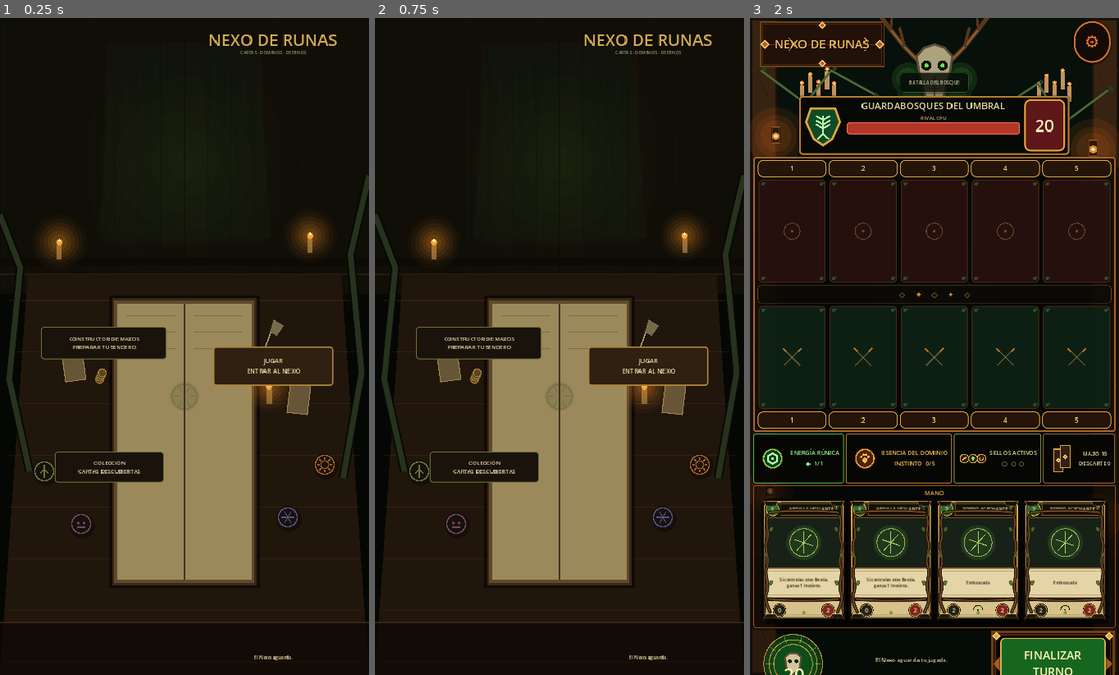
Above: before the commit, frames 1-3 (left to right).
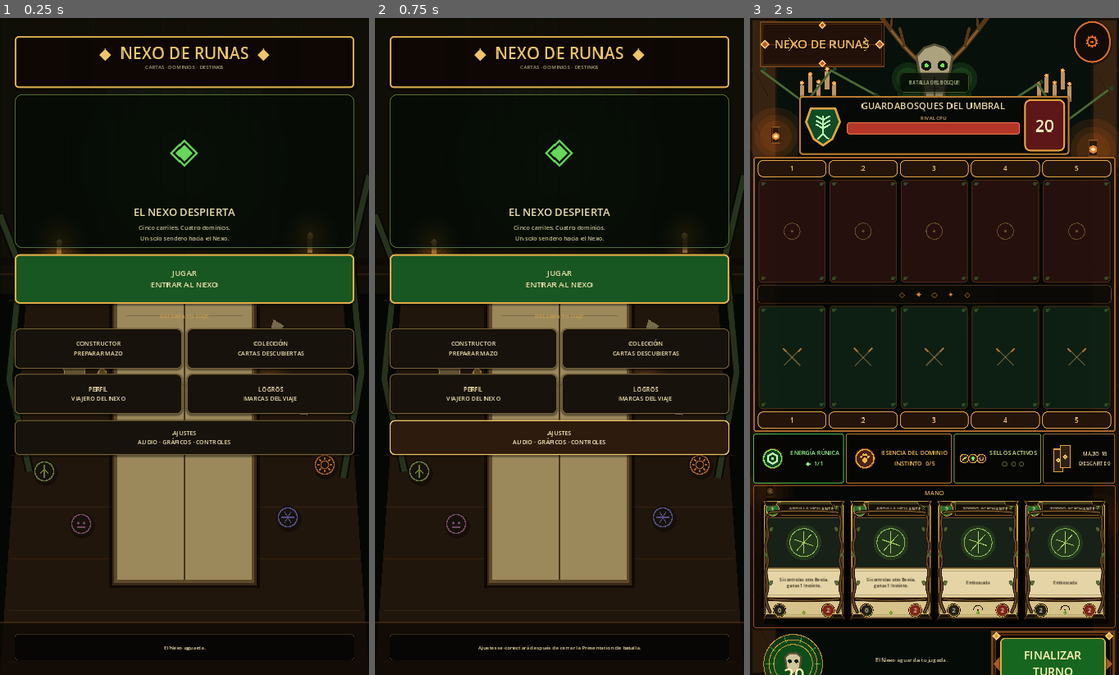
Above: after the commit, the same moments.

Repository: LoloscarPrr/Nexo-de-runas-v2
Game: Godot game, scene res://scenes/main.tscn
Same seed, same stepped clock (60 frames per second), same inputs: the game is played once before the commit and once after it.
Inputs (mouse positions are in pixels of both pictures, inside the frame that each line leads up to):
- Up to frame 1 (0.25 s): no input
- Up to frame 2 (0.75 s): click (559, 438) at 0.5 s, where only the run after the commit has a clickable "AJUSTES AUDIO · GRÁFICOS · CO…"
- Up to frame 3 (2 s): click "JUGAR ENTRAR AL NEXO" at 1.25 s

The runs differ from the first frame. In frame 1, 20% of the frame differs, in the area x 4-96%, y 2-98%; in frame 2, 20%; in frame 3, nothing differs.

Commit message:
Presentation: rehacer menú principal en vertical

Diff:
--- a/scripts/main.gd
+++ b/scripts/main.gd
@@ -1,19 +1,22 @@
 extends Control
 
-## Entrada principal durante la migración al Nexo de Runas canónico.
-## La campaña legado sigue cargada para conservar saves, pero deja de dominar la UI.
+## Entrada principal canónica de Nexo de Runas.
+## El menú y la batalla usan una composición móvil vertical; la Presentation no
+## decide reglas de juego y sólo conecta navegación con las pantallas existentes.
 
 const CampaignViewScript = preload("res://scripts/ui/mockup_campaign_view.gd")
 const CanonicalBattleViewScript = preload("res://scripts/presentation/battle/vertical_battle_view_faithful.gd")
 const MenuBackdropScript = preload("res://scripts/ui/canonical_main_menu_backdrop.gd")
 
 const INK := Color("eadca8")
-const MUTED := Color("9b986c")
-const GOLD := Color("d2aa54")
-const MOSS := Color("6b7b3a")
-const WOOD := Color("1b130b")
-const WOOD_LIGHT := Color("2b1d0f")
-const BLOOD := Color("78362c")
+const MUTED := Color("a9a17b")
+const GOLD := Color("d8a84c")
+const GOLD_BRIGHT := Color("f0c56a")
+const WOOD := Color("17100a")
+const WOOD_LIGHT := Color("2d1c0e")
+const BLOOD := Color("743126")
+const FOREST := Color("183a20")
+const FOREST_GLOW := Color("66d85b")
 
 var menu_screen: Control
 var campaign_screen
@@ -21,7 +24,7 @@
 var menu_status: Label
 
 func _ready() -> void:
-	DisplayServer.screen_set_orientation(DisplayServer.SCREEN_LANDSCAPE)
+	DisplayServer.screen_set_orientation(DisplayServer.SCREEN_PORTRAIT)
 	_build_background()
 	_build_menu()
 	_build_campaign()
@@ -49,6 +52,7 @@
 
 func _build_menu() -> void:
 	menu_screen = Control.new()
+	menu_screen.name = "MainMenuPortrait"
 	menu_screen.set_anchors_and_offsets_preset(Control.PRESET_FULL_RECT)
 	add_child(menu_screen)
 
@@ -56,42 +60,109 @@
 	backdrop.set_anchors_and_offsets_preset(Control.PRESET_FULL_RECT)
 	menu_screen.add_child(backdrop)
 
-	var viewport_size := get_viewport_rect().size
-	var vw := maxf(viewport_size.x, 1280.0)
-	var vh := maxf(viewport_size.y, 720.0)
-
-	var title := _label("NEXO DE RUNAS", 38, GOLD, HORIZONTAL_ALIGNMENT_CENTER)
-	_place_in(menu_screen, title, Rect2(vw * 0.33, 24, vw * 0.34, 54))
-	var subtitle := _label("CARTAS · DOMINIOS · DESTINOS", 10, MUTED, HORIZONTAL_ALIGNMENT_CENTER)
-	_place_in(menu_screen, subtitle, Rect2(vw * 0.36, 70, vw * 0.28, 22))
+	var outer := MarginContainer.new()
+	outer.set_anchors_and_offsets_preset(Control.PRESET_FULL_RECT)
+	outer.add_theme_constant_override("margin_left", 34)
+	outer.add_theme_constant_override("margin_right", 34)
+	outer.add_theme_constant_override("margin_top", 42)
+	outer.add_theme_constant_override("margin_bottom", 34)
+	menu_screen.add_child(outer)
+
+	var root := VBoxContainer.new()
+	root.name = "MainMenuContent"
+	root.add_theme_constant_override("separation", 14)
+	outer.add_child(root)
+
+	var logo := PanelContainer.new()
+	logo.name = "MainMenuLogo"
+	logo.custom_minimum_size = Vector2(0, 122)
+	logo.add_theme_stylebox_override("panel", _panel_style(Color(0.055, 0.028, 0.014, 0.94), GOLD, 4, 10))
+	root.add_child(logo)
+
+	var logo_stack := VBoxContainer.new()
+	logo_stack.add_theme_constant_override("separation", -2)
+	logo.add_child(logo_stack)
+	var title := _label("◆  NEXO DE RUNAS  ◆", 38, GOLD_BRIGHT, HORIZONTAL_ALIGNMENT_CENTER)
+	title.add_theme_color_override("font_shadow_color", Color(0, 0, 0, 0.92))
+	title.add_theme_constant_override("shadow_offset_x", 2)
+	title.add_theme_constant_override("shadow_offset_y", 2)
+	logo_stack.add_child(title)
+	var subtitle := _label("CARTAS · DOMINIOS · DESTINOS", 12, MUTED, HORIZONTAL_ALIGNMENT_CENTER)
+	logo_stack.add_child(subtitle)
+
+	var hero := PanelContainer.new()
+	hero.name = "MainMenuHero"
+	hero.custom_minimum_size = Vector2(0, 360)
+	hero.add_theme_stylebox_override("panel", _panel_style(Color(0.02, 0.055, 0.025, 0.66), Color(0.38, 0.50, 0.25, 0.82), 2, 18))
+	root.add_child(hero)
+
+	var hero_stack := VBoxContainer.new()
+	hero_stack.add_theme_constant_override("separation", 8)
+	hero.add_child(hero_stack)
+	var sigil := _label("◈", 86, FOREST_GLOW, HORIZONTAL_ALIGNMENT_CENTER)
+	sigil.size_flags_vertical = Control.SIZE_EXPAND_FILL
+	hero_stack.add_child(sigil)
+	var hero_title := _label("EL NEXO DESPIERTA", 25, INK, HORIZONTAL_ALIGNMENT_CENTER)
+	hero_stack.add_child(hero_title)
+	var hero_copy := _label("Cinco carriles. Cuatro dominios.\nUn solo sendero hacia el Nexo.", 14, Color("c4bd91"), HORIZONTAL_ALIGNMENT_CENTER)
+	hero_copy.autowrap_mode = TextServer.AUTOWRAP_WORD_SMART
+	hero_stack.add_child(hero_copy)
 
 	var play := _menu_button("JUGAR", "ENTRAR AL NEXO", true)
+	play.name = "MainPlayButton"
+	play.custom_minimum_size = Vector2(0, 116)
 	play.pressed.connect(_start_canonical_battle)
-	_place_in(menu_screen, play, Rect2(vw * 0.39, vh * 0.50, vw * 0.22, 92))
-
-	var deckbuilder := _menu_button("CONSTRUCTOR DE MAZOS", "PREPARAR TU SENDERO")
+	root.add_child(play)
+
+	var section := _label("PREPARA TU VIAJE", 13, Color("c79a4b"), HORIZONTAL_ALIGNMENT_CENTER)
+	section.custom_minimum_size = Vector2(0, 30)
+	root.add_child(section)
+
+	var grid := GridContainer.new()
+	grid.name = "MainMenuGrid"
+	grid.columns = 2
+	grid.add_theme_constant_override("h_separation", 12)
+	grid.add_theme_constant_override("v_separation", 12)
+	root.add_child(grid)
+
+	var deckbuilder := _menu_button("CONSTRUCTOR", "PREPARAR MAZO")
+	deckbuilder.custom_minimum_size = Vector2(0, 94)
 	deckbuilder.pressed.connect(func(): _notice("El Constructor de Mazos será la siguiente sala en conectarse al nuevo core."))
-	_place_in(menu_screen, deckbuilder, Rect2(vw * 0.075, vh * 0.47, vw * 0.23, 76))
+	grid.add_child(deckbuilder)
 
 	var collection := _menu_button("COLECCIÓN", "CARTAS DESCUBIERTAS")
-	collection.pressed.connect(func(): _notice("La Colección conservará este mismo lenguaje físico de cartas."))
-	_place_in(menu_screen, collection, Rect2(vw * 0.10, vh * 0.66, vw * 0.20, 72))
+	collection.custom_minimum_size = Vector2(0, 94)
+	collection.pressed.connect(func(): _notice("La Colección conservará el mismo lenguaje físico de cartas."))
+	grid.add_child(collection)
 
 	var profile := _menu_button("PERFIL", "VIAJERO DEL NEXO")
-	profile.pressed.connect(func(): _notice("Perfil está reservado en el canon y se conectará después del core de batalla."))
-	_place_in(menu_screen, profile, Rect2(vw * 0.72, vh * 0.43, vw * 0.20, 70))
+	profile.custom_minimum_size = Vector2(0, 94)
+	profile.pressed.connect(func(): _notice("Perfil está reservado para el progreso del viajero."))
+	grid.add_child(profile)
 
 	var achievements := _menu_button("LOGROS", "MARCAS DEL VIAJE")
+	achievements.custom_minimum_size = Vector2(0, 94)
 	achievements.pressed.connect(func(): _notice("Logros está reservado; todavía no modifica tu progreso."))
-	_place_in(menu_screen, achievements, Rect2(vw * 0.73, vh * 0.60, vw * 0.19, 70))
+	grid.add_child(achievements)
 
 	var settings := _menu_button("AJUSTES", "AUDIO · GRÁFICOS · CONTROLES")
-	settings.pressed.connect(func(): _notice("Ajustes se conectará cuando terminemos la plantilla visual de batalla."))
-	_place_in(menu_screen, settings, Rect2(vw * 0.70, vh * 0.77, vw * 0.22, 68))
-
-	menu_status = _label("El Nexo aguarda.", 11, INK, HORIZONTAL_ALIGNMENT_CENTER)
+	settings.name = "MainSettingsButton"
+	settings.custom_minimum_size = Vector2(0, 82)
+	settings.pressed.connect(func(): _notice("Ajustes se conectará después de cerrar la Presentation de batalla."))
+	root.add_child(settings)
+
+	var spacer := Control.new()
+	spacer.size_flags_vertical = Control.SIZE_EXPAND_FILL
+	root.add_child(spacer)
+
+	var status_frame := PanelContainer.new()
+	status_frame.custom_minimum_size = Vector2(0, 62)
+	status_frame.add_theme_stylebox_override("panel", _panel_style(Color(0.025, 0.025, 0.015, 0.80), Color("5e502d"), 1, 8))
+	root.add_child(status_frame)
+	menu_status = _label("El Nexo aguarda.", 12, INK, HORIZONTAL_ALIGNMENT_CENTER)
+	menu_status.name = "MainStatus"
 	menu_status.autowrap_mode = TextServer.AUTOWRAP_WORD_SMART
-	_place_in(menu_screen, menu_status, Rect2(vw * 0.32, vh - 58, vw * 0.36, 34))
+	status_frame.add_child(menu_status)
 
 func _start_canonical_battle() -> void:
 	DisplayServer.screen_set_orientation(DisplayServer.SCREEN_PORTRAIT)
@@ -99,7 +170,7 @@
 	_show(battle_screen)
 
 func _return_to_menu() -> void:
-	DisplayServer.screen_set_orientation(DisplayServer.SCREEN_LANDSCAPE)
+	DisplayServer.screen_set_orientation(DisplayServer.SCREEN_PORTRAIT)
 	_show(menu_screen)
 	_notice("El Nexo aguarda.")
 
@@ -116,15 +187,16 @@
 	var button := Button.new()
 	button.text = "%s\n%s" % [title_text, subtitle_text]
 	button.focus_mode = Control.FOCUS_NONE
-	button.add_theme_font_size_override("font_size", 15 if primary else 13)
-	button.add_theme_color_override("font_color", Color("f1e2ad"))
+	button.size_flags_horizontal = Control.SIZE_EXPAND_FILL
+	button.add_theme_font_size_override("font_size", 19 if primary else 14)
+	button.add_theme_color_override("font_color", Color("f2e2ad"))
 	button.add_theme_color_override("font_hover_color", Color("fff0ba"))
-	button.add_theme_color_override("font_pressed_color", Color("fff2c2"))
-	var normal := Color("302012") if primary else Color("19130c")
-	var edge := Color("b08639") if primary else Color("6f7138")
-	button.add_theme_stylebox_override("normal", _panel_style(normal, edge, 3 if primary else 2, 7))
-	button.add_theme_stylebox_override("hover", _panel_style(WOOD_LIGHT, GOLD, 3, 7))
-	button.add_theme_stylebox_override("pressed", _panel_style(Color("34160e"), BLOOD, 3, 7))
+	button.add_theme_color_override("font_pressed_color", Color.WHITE)
+	var normal := Color("185622") if primary else Color("17120c")
+	var edge := Color("e0ad46") if primary else Color("796138")
+	button.add_theme_stylebox_override("normal", _panel_style(normal, edge, 4 if primary else 2, 12))
+	button.add_theme_stylebox_override("hover", _panel_style(Color("24702d") if primary else WOOD_LIGHT, GOLD_BRIGHT, 4 if primary else 3, 12))
+	button.add_theme_stylebox_override("pressed", _panel_style(Color("103f18") if primary else Color("34160e"), BLOOD if not primary else Color("f0c85f"), 4, 12))
 	return button
 
 func _label(text_value: String, size_value: int, color: Color, align: HorizontalAlignment) -> Label:
@@ -136,12 +208,6 @@
 	label.add_theme_color_override("font_color", color)
 	label.mouse_filter = Control.MOUSE_FILTER_IGNORE
 	return label
-
-func _place_in(parent: Control, control: Control, rect: Rect2) -> void:
-	parent.add_child(control)
-	control.position = rect.position
-	control.size = rect.size
-	control.set_deferred("size", rect.size)
 
 func _panel_style(color: Color, border_color: Color, width: int, radius: int) -> StyleBoxFlat:
 	var style := StyleBoxFlat.new()
@@ -155,8 +221,11 @@
 	style.corner_radius_top_right = radius
 	style.corner_radius_bottom_left = radius
 	style.corner_radius_bottom_right = radius
-	style.content_margin_left = 14
-	style.content_margin_right = 14
-	style.content_margin_top = 10
-	style.content_margin_bottom = 10
+	style.content_margin_left = 16
+	style.content_margin_right = 16
+	style.content_margin_top = 12
+	style.content_margin_bottom = 12
+	style.shadow_color = Color(0, 0, 0, 0.42)
+	style.shadow_size = 5
+	style.shadow_offset = Vector2(0, 2)
 	return style
